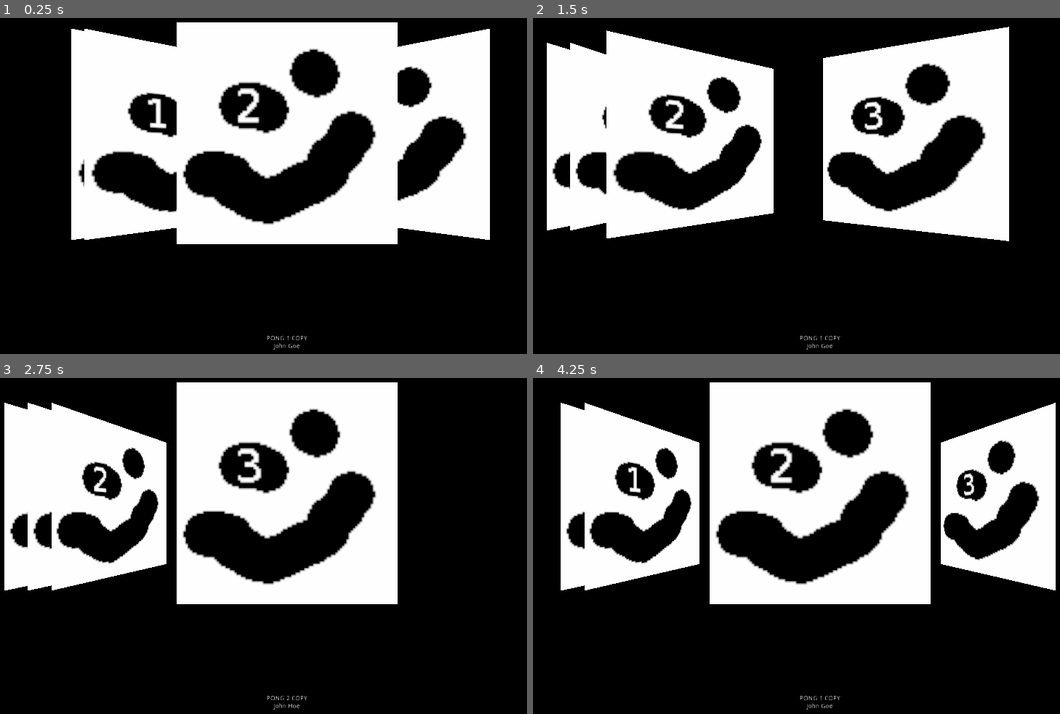
Above: before the commit, frames 1-4 (two rows, left to right).
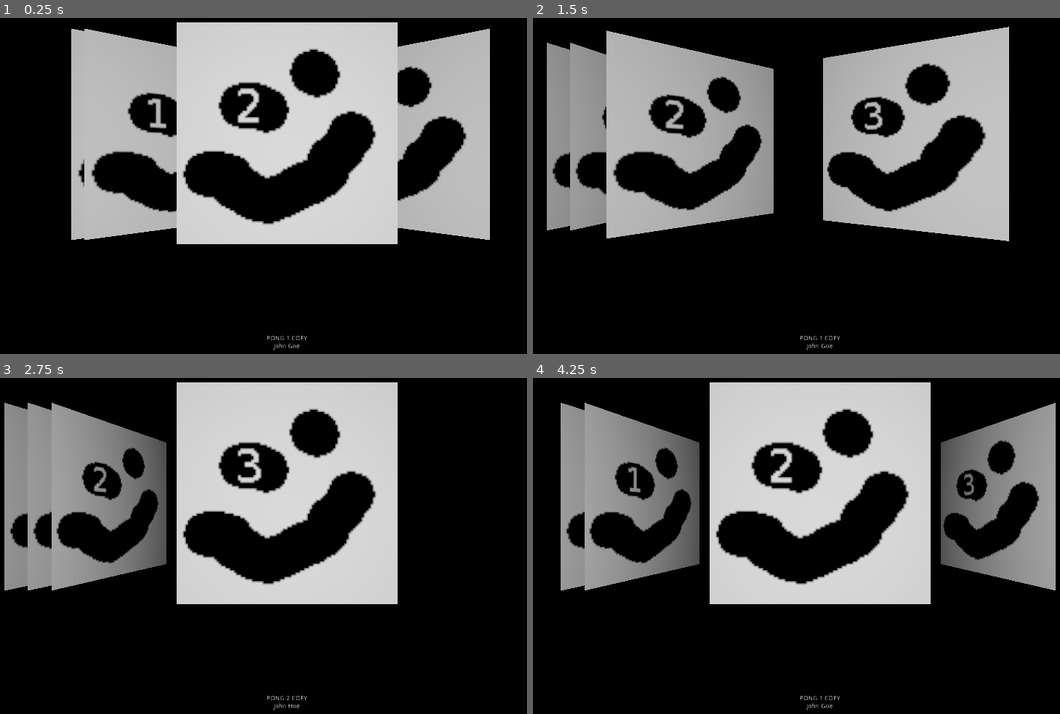
Above: after the commit, the same moments.

Repository: dedekm/fikmat_menu
Game: Godot game, scene res://src/Main.tscn
Two runs of this game, one before a commit and one after it. Both use one fixed random seed, a clock stepped at 60 frames per second and the inputs below.
Inputs:
- Up to frame 1 (0.25 s): no input
- Up to frame 2 (1.5 s): tap Enter at 0.5, 0.6, 1.35 s; hold Right 0.53-1.28 s; hold Left from 1.28 s (still down)
- Up to frame 3 (2.75 s): release Left at 2.03 s; hold Right from 2.03 s (still down); tap Enter at 2.1 s
- Up to frame 4 (4.25 s): tap Enter at 2.85, 3.6 s; tap Space at 3.5 s; release Right at 3.53 s; hold Left from 3.53 s (still down)

The runs differ from the first frame. In frame 1, 37% of the frame differs, in the area x 13-93%, y 1-68%; in frame 2, 32%; in frame 3, 32%; in frame 4, 37%, in the area x 5-100%, y 1-68%.

Commit message:
add fog to camera

Diff:
--- a/src/Main.tscn
+++ b/src/Main.tscn
@@ -5,6 +5,11 @@
 [sub_resource type="Environment" id=1]
 background_mode = 1
 ambient_light_color = Color( 1, 1, 1, 1 )
+fog_enabled = true
+fog_color = Color( 0, 0, 0, 1 )
+fog_depth_begin = 1.5
+fog_depth_end = 7.0
+fog_depth_curve = 0.7
 
 [node name="Main" type="Spatial"]
 script = ExtResource( 1 )
